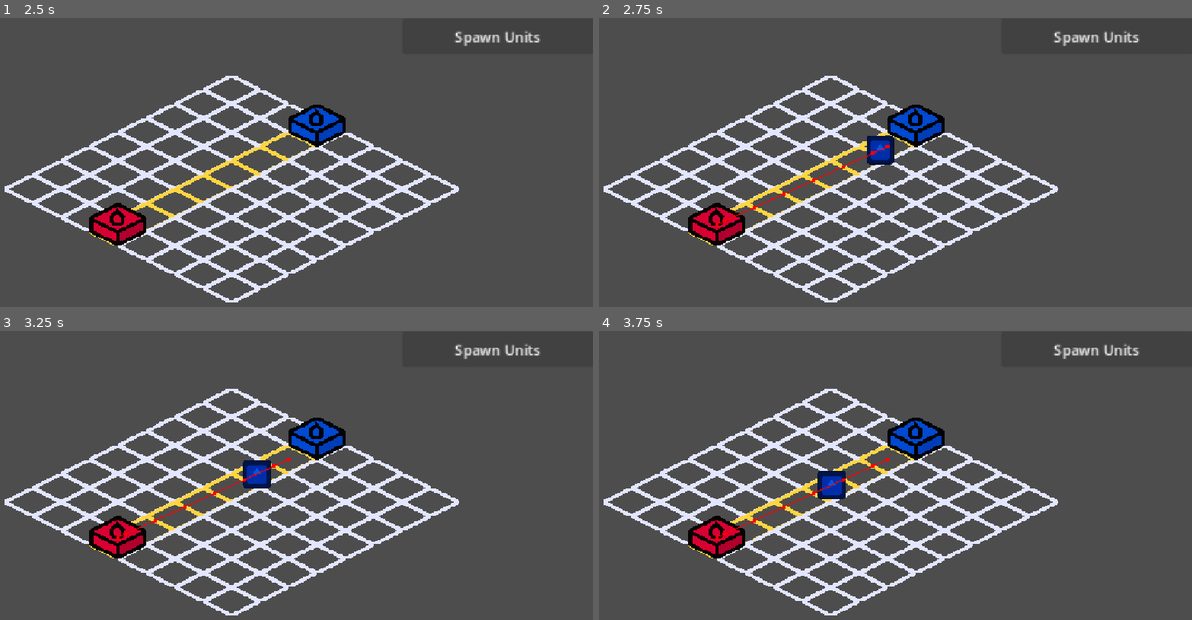
Above: before the commit, frames 1-4 (two rows, left to right).
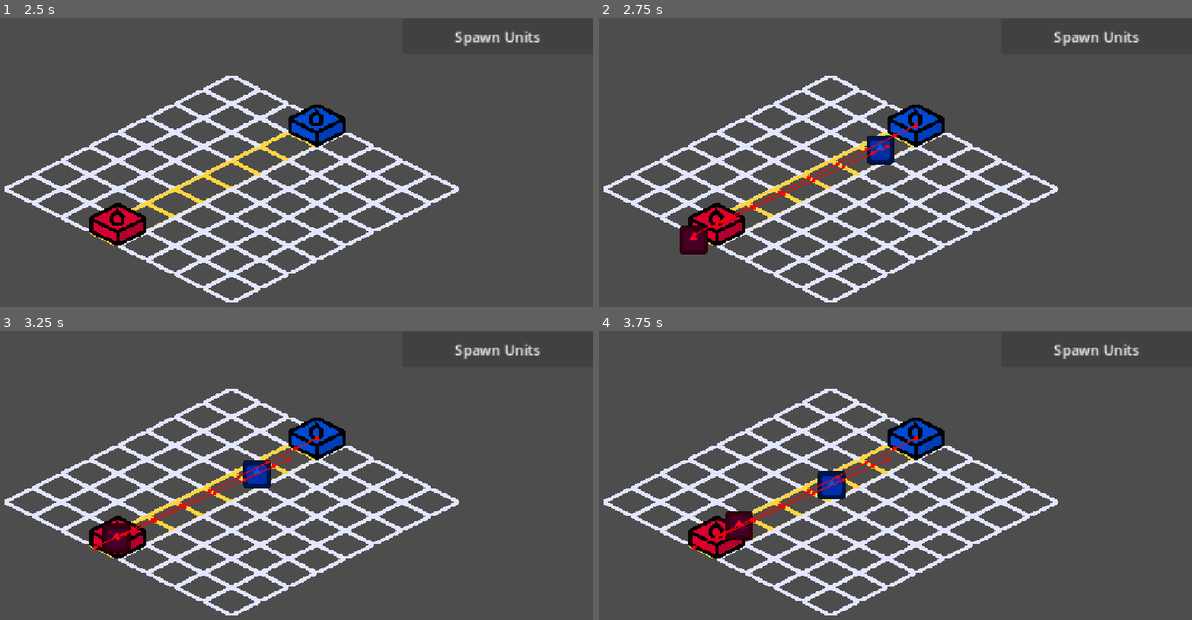
Above: after the commit, the same moments.

Repository: Abobality/IsometricTTW
Game: Godot game, scene res://main_game.tscn
Two runs of this game, one before a commit and one after it. Both use one fixed random seed, a clock stepped at 60 frames per second and the inputs below. The engine's default icon, where the game draws it, is replaced by a stand-in: a white triangle on a blue panel in a dark square.
Inputs:
- Up to frame 1 (2.5 s): click "Spawn Units" at 0.5 s; click "Spawn Units" at 1.25 s; click "Spawn Units" at 2 s
- Up to frame 2 (2.75 s): no input
- Up to frame 3 (3.25 s): no input
- Up to frame 4 (3.75 s): no input

Frame 1 is identical in both runs. In frame 2, 0.6% of the frame differs, in the area x 13-54%, y 36-82%; in frame 3, 0.6%; in frame 4, 0.6%.

Commit message:
0.0.0.5 #unit add #spearman

Diff:
--- a/main_castle.gd
+++ b/main_castle.gd
@@ -30,6 +30,7 @@
 	squad.team = team;
 	get_parent().add_child(squad);
 	squad.global_position = $Marker2D.global_position;
+	is_setup = false;
 
 func findCastle():
 	enemyCastle = GameManager.getEnemyCastle(team);
--- a/main_game.tscn
+++ b/main_game.tscn
@@ -38,3 +38,4 @@
 zoom = Vector2(1.68, 1.68)
 
 [connection signal="pressed" from="UI/Button" to="Map/Castle" method="_on_button_pressed"]
+[connection signal="pressed" from="UI/Button" to="Map/Castle2" method="_on_button_pressed"]
--- a/unit.tscn
+++ b/unit.tscn
@@ -1,14 +1,35 @@
 [gd_scene format=3 uid="uid://cjk4yam0gvnqb"]
 
-[ext_resource type="Texture2D" uid="uid://bxoli4l78rasl" path="res://icon.svg" id="1_btf8p"]
+[ext_resource type="Script" uid="uid://b4ktl8xdod6pd" path="res://unit_mili.gd" id="1_ctwoc"]
+[ext_resource type="Texture2D" uid="uid://i66rso6rrosm" path="res://a_spearman.png" id="2_ctwoc"]
+
+[sub_resource type="Animation" id="Animation_davkp"]
+resource_name = "move"
+
+[sub_resource type="AnimationLibrary" id="AnimationLibrary_5wnup"]
+_data = {
+&"move": SubResource("Animation_davkp")
+}
+
+[sub_resource type="CircleShape2D" id="CircleShape2D_yx7mw"]
+radius = 24.0
 
 [node name="Unit" type="Node2D" unique_id=1361027690]
+script = ExtResource("1_ctwoc")
 
-[node name="Icon" type="Sprite2D" parent="." unique_id=1834738521]
-position = Vector2(-9.536743e-07, 9.536743e-07)
-scale = Vector2(0.12499999, 0.12499999)
-texture = ExtResource("1_btf8p")
+[node name="AnimationPlayer" type="AnimationPlayer" parent="." unique_id=23441224]
+libraries/ = SubResource("AnimationLibrary_5wnup")
 
 [node name="Area2D" type="Area2D" parent="." unique_id=1464562841]
+visible = false
 
 [node name="CollisionShape2D" type="CollisionShape2D" parent="Area2D" unique_id=1436304595]
+shape = SubResource("CircleShape2D_yx7mw")
+
+[node name="Sprite2D" type="Sprite2D" parent="." unique_id=326323644]
+texture_filter = 1
+texture = ExtResource("2_ctwoc")
+hframes = 8
+vframes = 6
+region_enabled = true
+region_rect = Rect2(0, 0, 200, 152)
--- /dev/null
+++ b/unit_mili.gd
@@ -0,0 +1 @@
+extends Node2D
Binary file added: a_spearman.png
Not shown, added: a_spearman.png.import
Not shown, added: unit_mili.gd.uid
